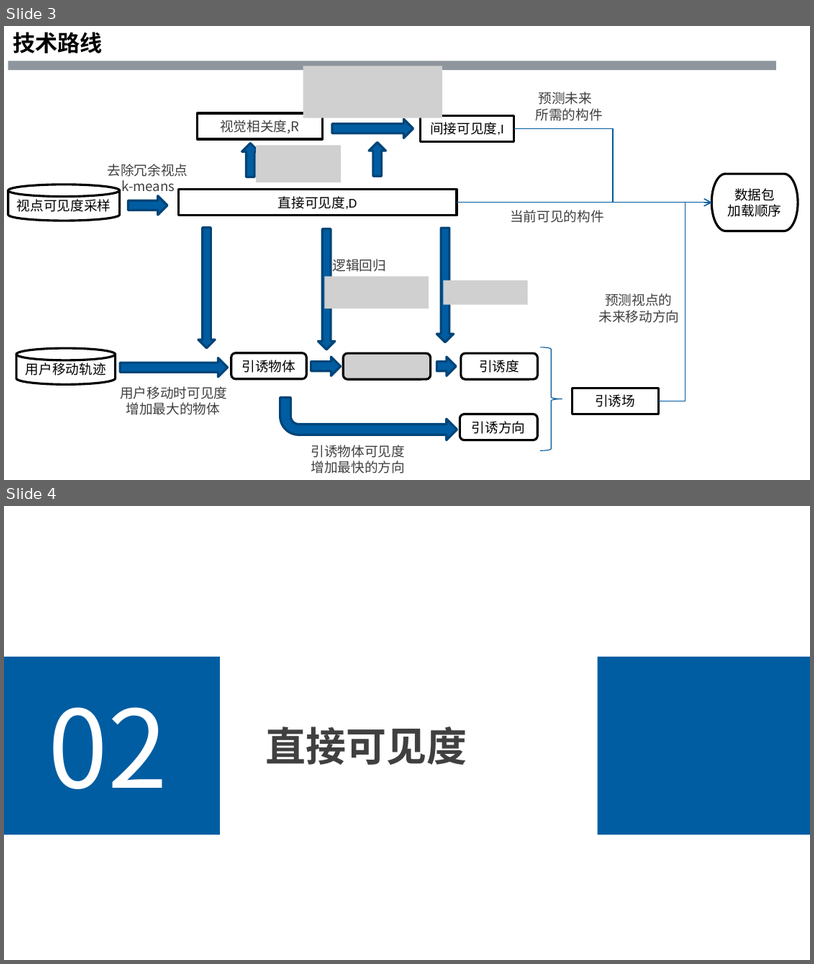
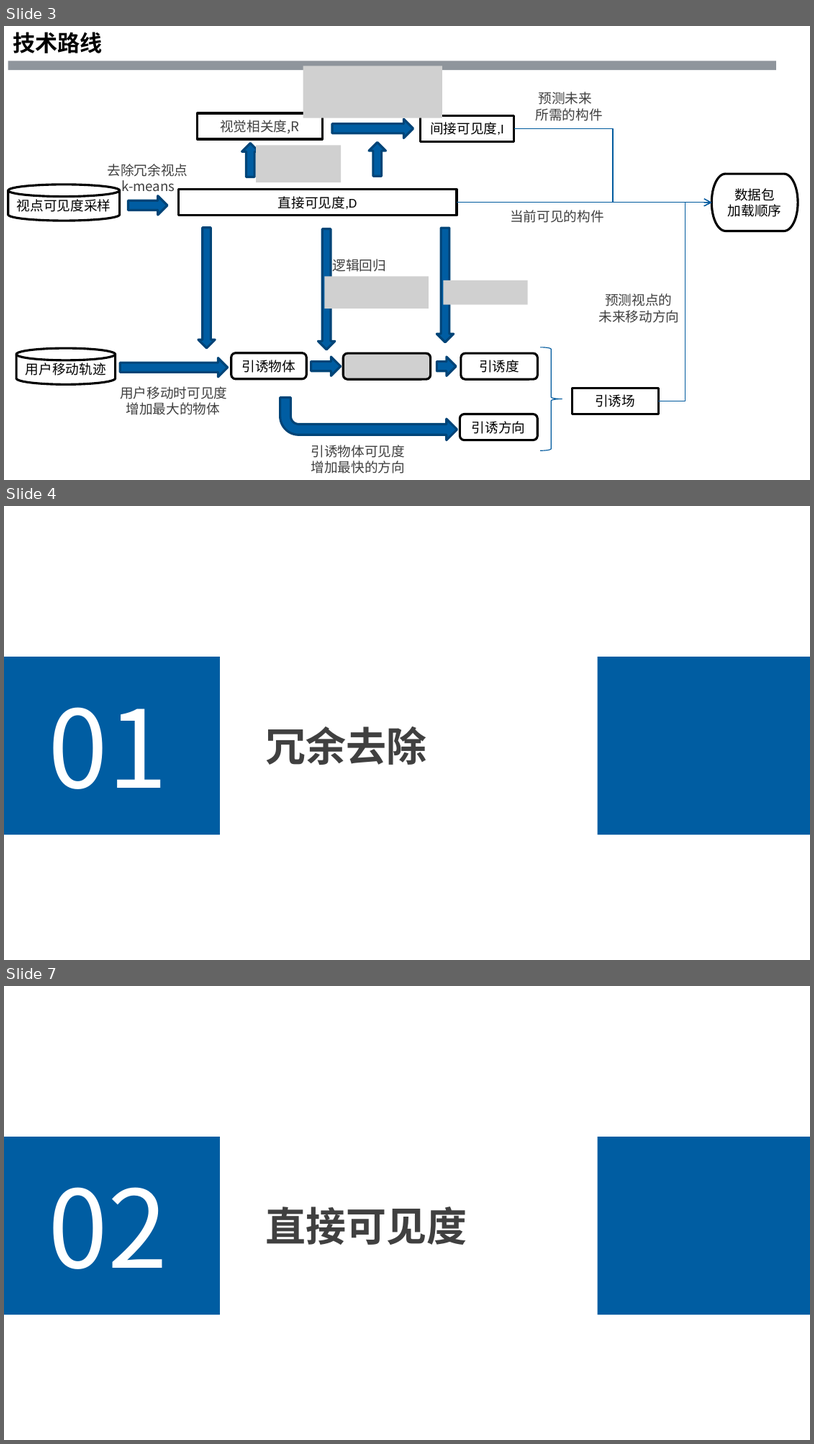
Before and after one commit to bigOrange123456789/IndirectVisibility, a slide deck: README.pptx. Shown one above the other, each under a label of ours: slides 3 and 4 before the commit, slides 3, 4 and 7 after it; the slides between them are not shown. The pictures are 814x964 and 814x1444 pixels, drawn with LibreOffice and Linux fonts; fonts in the diff are those of the drawing; grey boxes stand for pictures; background and template pictures are left out. Boxes give left, top, right and bottom in pixels: in the first picture for what was removed or moved away, otherwise in the second. Text is boxed around its words. In the diff, an @@ line names an element or a change of style, - is before the commit and + after.

```diff
--- a/README.pptx
+++ b/README.pptx
@@ slide 4 added at [4, 506, 810, 960], background picture (left out) @@
@@ rectangle added at [4, 656, 220, 834], fill #005DA2 @@
@@ rectangle added at [597, 656, 810, 834], fill #005DA2 @@
@@ text added at [48, 707, 167, 789], 96 pt, text #FFFFFF @@
+01
@@ text added at [266, 726, 427, 764], 36 pt, text #404040, bold @@
+冗余去除
@@ what was slide 4 is now slide 7 @@
```
Also in this commit, not shown: 1 slide changed, 2 other slides added.
